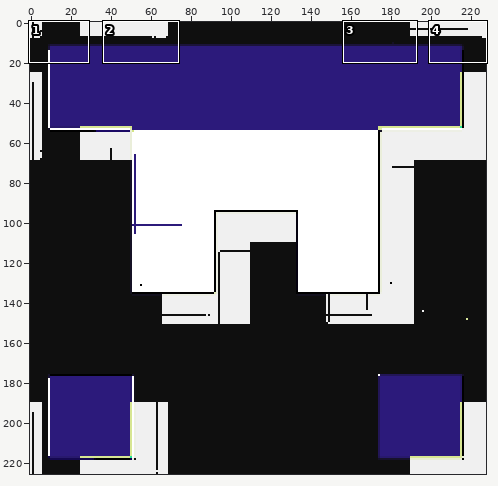
Edited in one commit: sprite sheet (docs/example_ghavatar.png_out.png). The first picture is a wide view before the edit; the outline marks the close-up.
Close-up. Before the commit:
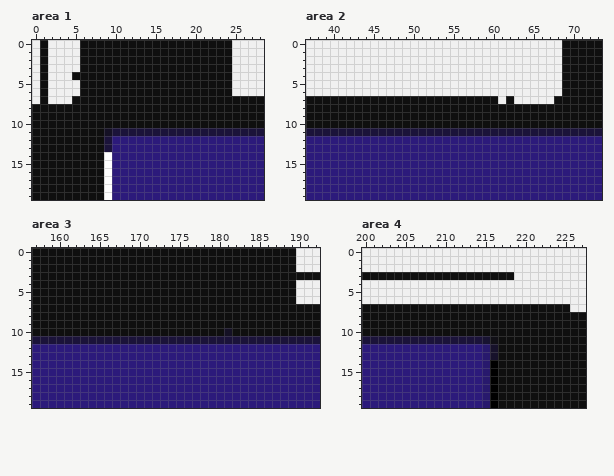
The file is 228x226 pixels. Colours within 5 levels of each other are drawn and written as one. Shown: area 1: x 0..28, y 0..19; area 2: x 37..73, y 0..19; area 3: x 157..192, y 0..19; area 4: x 200..227, y 0..19. The commit also changed other parts of the picture, which this record leaves out.
Now the later version:
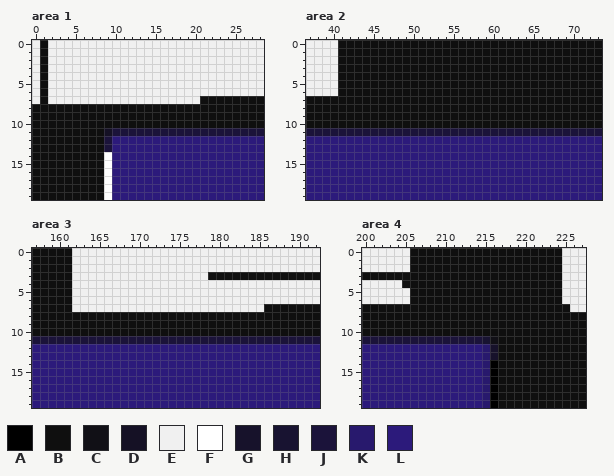
Palette (. is transparent): A #000000  B #0f0f0f  C #111016  D #151125  E #f0f0f0  F #ffffff  G #17122b  H #181331  J #1b133a  K #28196d  L #2c1a7b
Diff:
Area 1:
y 0..3: x 6..24 BBBBBBBBBBBBBBBBBBB -> EEEEEEEEEEEEEEEEEEE
y 4: x 5..24 BBBBBBBBBBBBBBBBBBBB -> EEEEEEEEEEEEEEEEEEEE
y 5..6: x 6..24 BBBBBBBBBBBBBBBBBBB -> EEEEEEEEEEEEEEEEEEE
y 7: x 5..20 BBBBBBBBBBBBBBBB -> EEEEEEEEEEEEEEEE
Area 2:
y 0..6: x 41..68 EEEEEEEEEEEEEEEEEEEEEEEEEEEE -> BBBBBBBBBBBBBBBBBBBBBBBBBBBB
y 7: x 61 E -> B; x 63..67 EEEEE -> BBBBB
Area 3:
y 0..2: x 162..189 BBBBBBBBBBBBBBBBBBBBBBBBBBBB -> EEEEEEEEEEEEEEEEEEEEEEEEEEEE
y 3: x 162..178 BBBBBBBBBBBBBBBBB -> EEEEEEEEEEEEEEEEE
y 4..6: x 162..189 BBBBBBBBBBBBBBBBBBBBBBBBBBBB -> EEEEEEEEEEEEEEEEEEEEEEEEEEEE
y 7: x 162..185 BBBBBBBBBBBBBBBBBBBBBBBB -> EEEEEEEEEEEEEEEEEEEEEEEE
y 10: x 181 D -> B
Area 4:
y 0..2: x 206..224 EEEEEEEEEEEEEEEEEEE -> BBBBBBBBBBBBBBBBBBB
y 3: x 219..224 EEEEEE -> BBBBBB
y 4: x 205..224 EEEEEEEEEEEEEEEEEEEE -> BBBBBBBBBBBBBBBBBBBB
y 5..6: x 206..224 EEEEEEEEEEEEEEEEEEE -> BBBBBBBBBBBBBBBBBBB
Boxes around the changes in both close-ups, in picture pixels (x1, y1, x2, y2):
changed: (72, 40, 232, 104)
changed: (338, 40, 562, 104)
changed: (72, 248, 296, 336)
changed: (402, 248, 562, 304)
